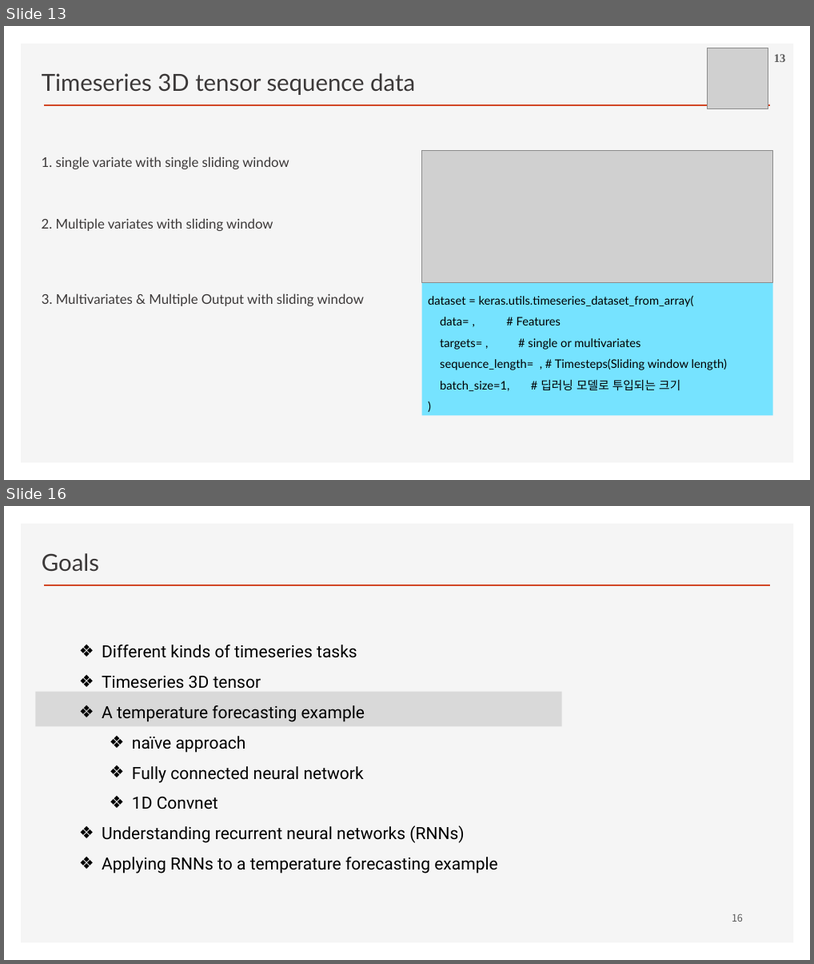
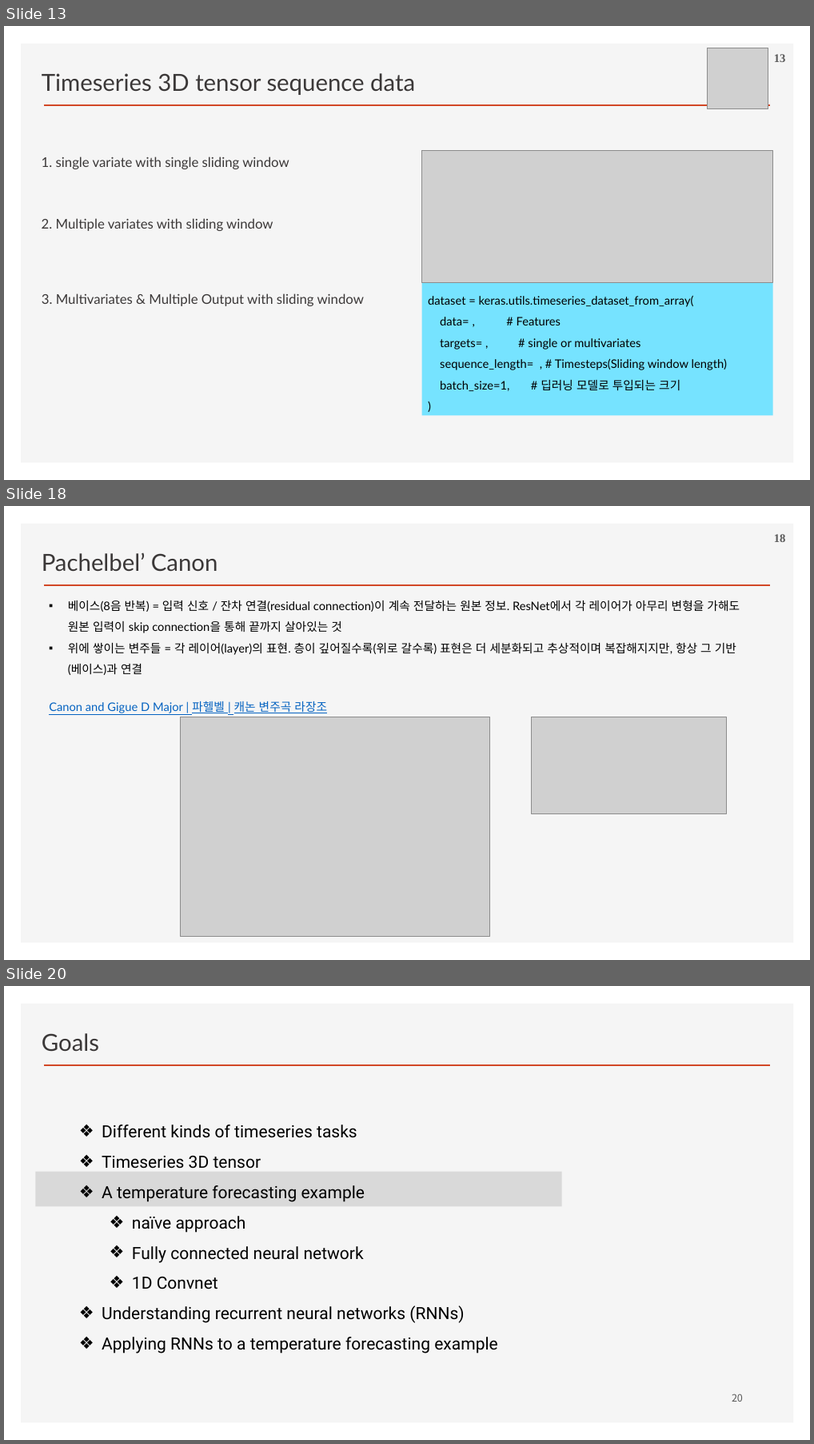
Before and after one commit to ancestor9/2026_Fall_Deep-Learning-with-Python, a slide deck: Chapter 13 Timeseries forecasting.pptx. Shown one above the other, each under a label of ours: slides 13 and 16 before the commit, slides 13, 18 and 20 after it; the slides between them are not shown. The pictures are 814x964 and 814x1444 pixels, drawn with LibreOffice and Linux fonts; fonts in the diff are those of the drawing; grey boxes stand for pictures; background and template pictures are left out. Boxes give left, top, right and bottom in pixels: in the first picture for what was removed or moved away, otherwise in the second. Text is boxed around its words. In the diff, an @@ line names an element or a change of style, - is before the commit and + after.

```diff
--- a/Chapter 13 Timeseries forecasting.pptx
+++ b/Chapter 13 Timeseries forecasting.pptx
@@ slide 18 added at bbox=[4, 506, 810, 960], background #FFFFFF; not listed: 2 template elements that a slide beside it also shows @@
@@ text added at bbox=[42, 552, 218, 571], 28 pt, text #3B3838 @@
+Pachelbel’ Canon
@@ page number added at bbox=[774, 534, 786, 542], 14 pt, text #595959, bold @@
+18
@@ text added at bbox=[68, 600, 740, 675], 14 pt, text #000000 @@
+▪ 베이스(8음 반복) = 입력 신호 / 잔차 연결(residual connection)이 계속 전달하는 원본 정보. ResNet에서 각 레이어가 아무리 변형을 가해도 원본 입력이 skip connection을 통해 끝까지 살아있는 것
+▪ 위에 쌓이는 변주들 = 각 레이어(layer)의 표현. 층이 깊어질수록(위로 갈수록) 표현은 더 세분화되고 추상적이며 복잡해지지만, 항상 그 기반(베이스)과 연결
@@ text added at bbox=[49, 701, 327, 713], 14 pt, text #0563C1, underline @@
+Canon and Gigue D Major | 파헬벨 | 캐논 변주곡 라장조
@@ picture added at bbox=[181, 716, 490, 936] @@
@@ picture added at bbox=[532, 716, 727, 813] @@
@@ what was slide 16 is now slide 20 @@
@@ page number at bbox=[732, 1393, 743, 1401]: text changed @@
-16
+20
```
Also in this commit, not shown: 14 slides changed, 4 other slides added, 1 slide removed.
